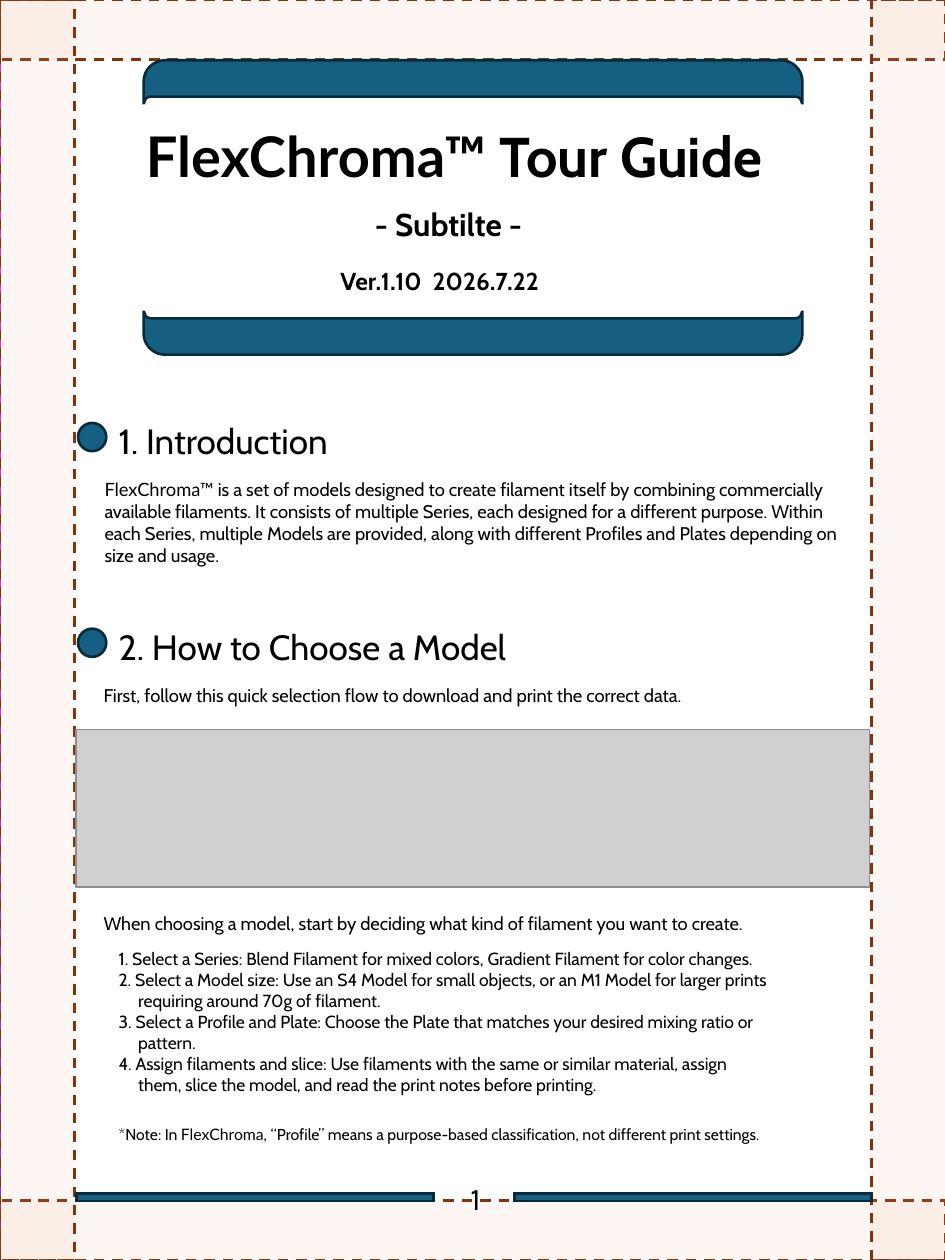
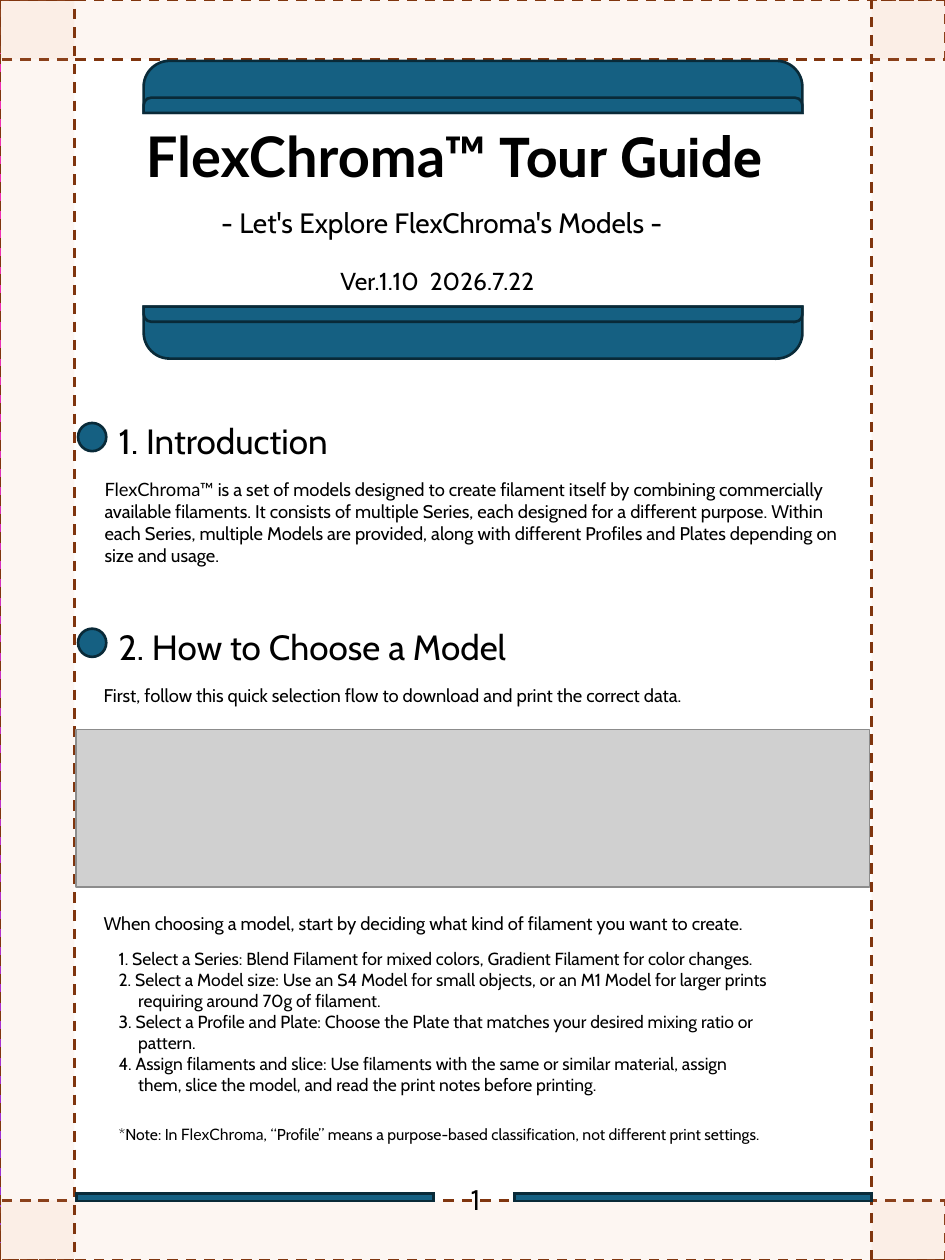
Before and after one commit to FlexChromaHQ/FlexChroma, a slide deck: slide 2 of Documents/Original/FlexChroma_Tour_Guide_EN.pptx. Drawn at 945x1260 pixels with LibreOffice and Linux fonts; fonts in the diff are those of the drawing; grey boxes stand for pictures. Boxes give left, top, right and bottom in pixels: in the first picture for what was removed or moved away, otherwise in the second. Text is boxed around its words. In the diff, an @@ line names an element or a change of style, - is before the commit and + after.

```diff
--- a/Documents/Original/FlexChroma_Tour_Guide_EN.pptx
+++ b/Documents/Original/FlexChroma_Tour_Guide_EN.pptx
@@ freeform shape removed at (144,60,803,103) @@
@@ round same rect added at (144,60,803,112), fill #156082, outline #092A39 1.5 pt @@
@@ round same rect added at (144,97,803,112), fill #156082, outline #092A39 1.5 pt @@
@@ text added at (239,212,644,239), 16 pt, text #000000 @@
+- Let's Explore FlexChroma's Models -
@@ text removed at (395,212,502,237) @@
-- Subtilte -
@@ text "Ver.1.10 2026.7.22" at (340,272,534,291): bold off @@
@@ freeform shape removed at (144,312,803,355) @@
@@ round same rect added at (144,306,803,358), fill #156082, outline #092A39 1.5 pt @@
@@ round same rect added at (144,306,803,321), fill #156082, outline #092A39 1.5 pt @@
```
Also in this commit, not shown: 2 other slides changed, 3 other files.
